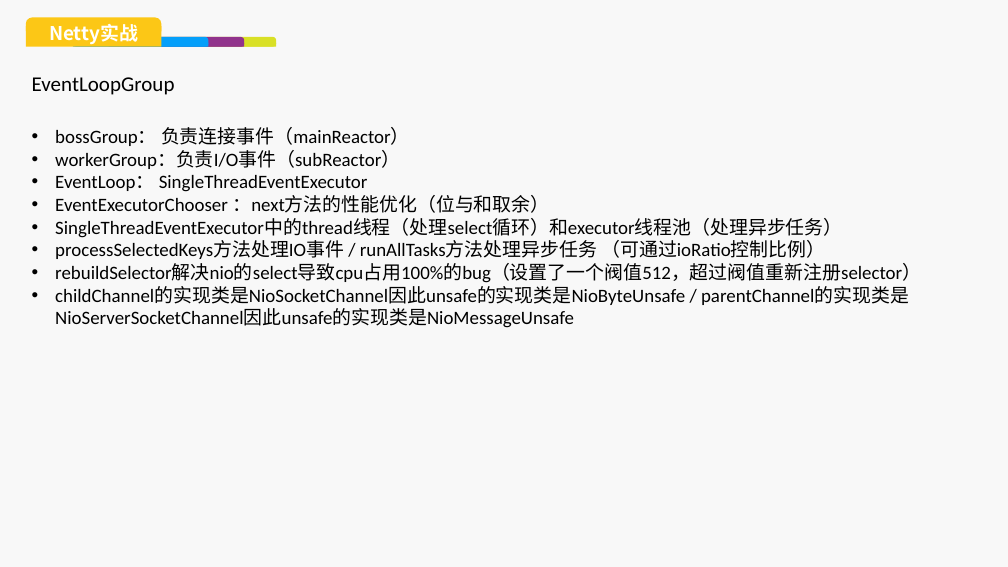
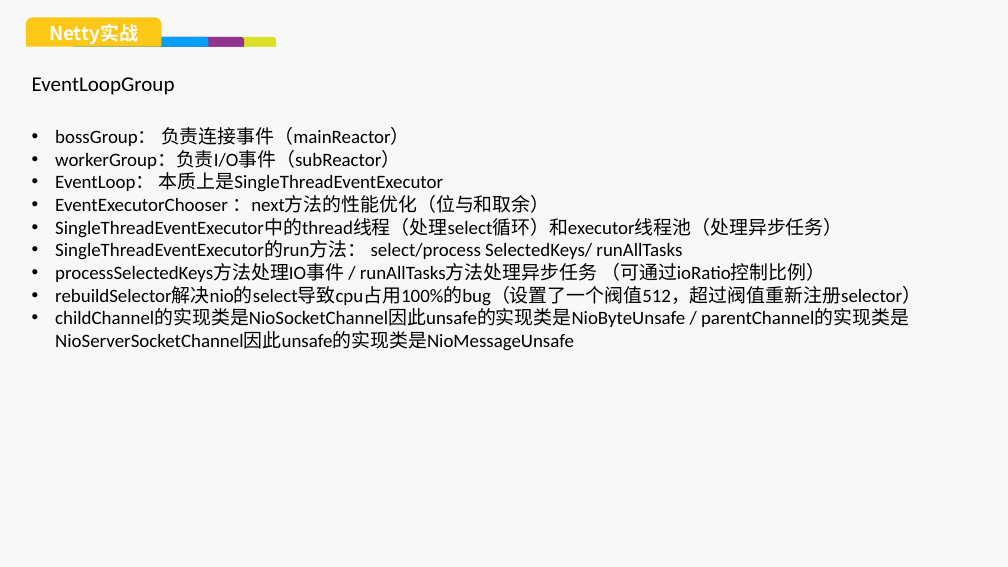
Before and after one commit to stupidsupermanla/netty_study, a slide deck: slide 19 of ppt/NIO&NETTY初窥.pptx. Drawn at 1008x567 pixels with LibreOffice and Linux fonts; fonts in the diff are those of the drawing; background and template pictures are left out. Boxes give left, top, right and bottom in pixels: in the first picture for what was removed or moved away, otherwise in the second. Text is boxed around its words. In the diff, an @@ line names an element or a change of style, - is before the commit and + after.

```diff
--- a/ppt/NIO&NETTY初窥.pptx
+++ b/ppt/NIO&NETTY初窥.pptx
@@ text at [55,172,443,192]: text changed @@
-• EventLoop： SingleThreadEventExecutor
+• EventLoop： 本质上是SingleThreadEventExecutor
@@ text at [55,241,682,260]: paragraph added @@
+• SingleThreadEventExecutor的run方法： select/process SelectedKeys/ runAllTasks
```
Also in this commit, not shown: 2 slides added, 1 slide removed, 3 other files.
